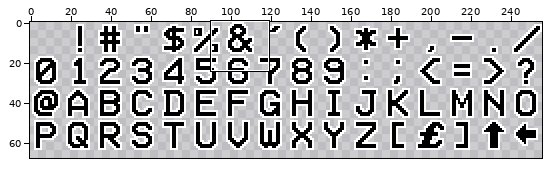
Edited in one commit: pixel-art file (assets/sprites/game_font.aseprite). The picture above shows the old version from afar; the outline marks the close-up.
Close-up. Earlier state:
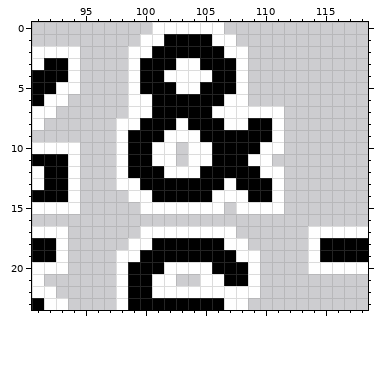
256x80 pixels, 1 frame. Shown: x 91..118, y 0..23. The wide view leaves out empty margins. The commit also changed other parts of the picture, which this record leaves out.
The result:
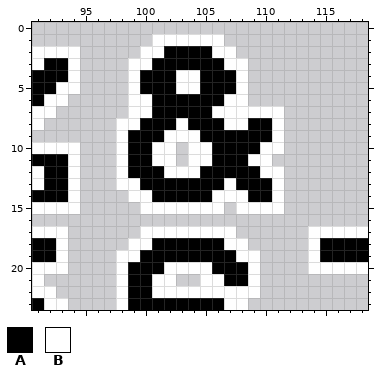
Palette (. is transparent): A #000000  B #ffffff
Changes in this commit:
Changed rows in their new state; - is an unchanged pixel.
first column x 99:
 0 --......--
 1 -.-BBBB-.-
 2 .-B----B-.
 3 -B--AA--B-
 4 ---A--A---
